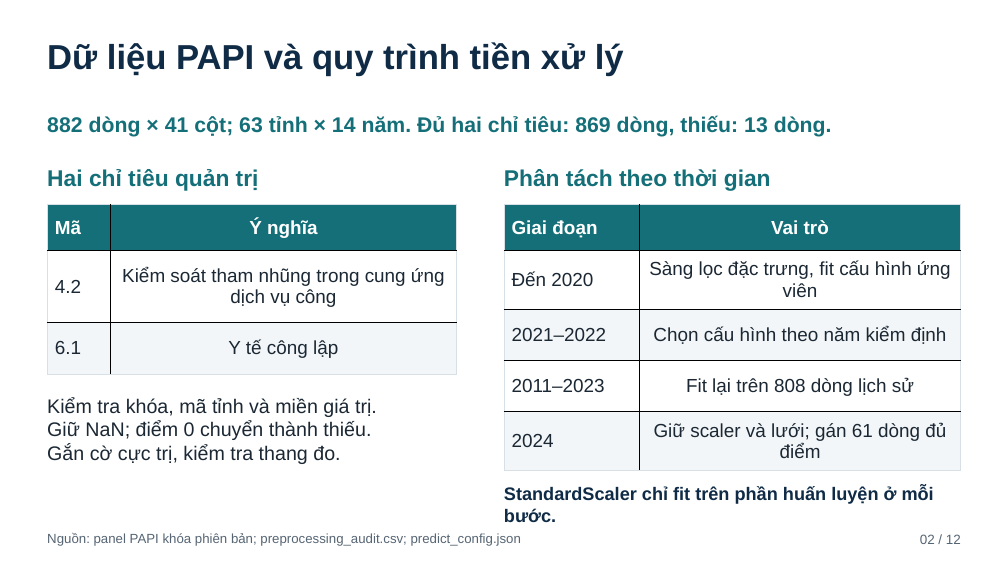
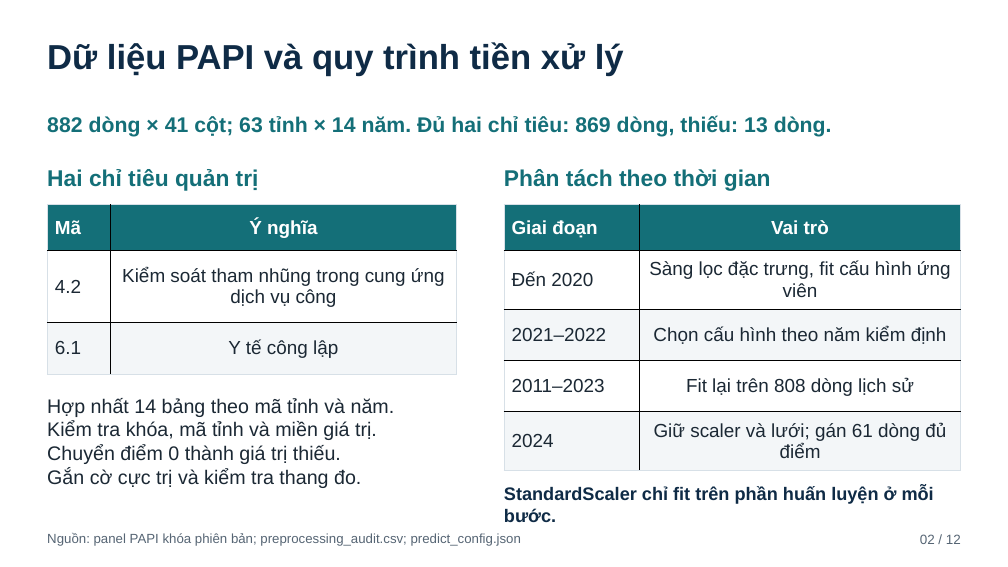
Before and after one commit to JasonTM17/Grid_Based_Sociology, a slide deck: slide 2 of assets/sting_papi_slides_template.pptx. Drawn at 1008x567 pixels with LibreOffice and Linux fonts; fonts in the diff are those of the drawing. Boxes give left, top, right and bottom in pixels: in the first picture for what was removed or moved away, otherwise in the second. Text is boxed around its words. In the diff, an @@ line names an element or a change of style, - is before the commit and + after.

```diff
--- a/assets/sting_papi_slides_template.pptx
+++ b/assets/sting_papi_slides_template.pptx
@@ text at bbox=[47, 398, 395, 417]: paragraph added @@
+Hợp nhất 14 bảng theo mã tỉnh và năm.
@@ text at bbox=[47, 445, 361, 488]: text changed @@
-Giữ NaN; điểm 0 chuyển thành thiếu.
-Gắn cờ cực trị, kiểm tra thang đo.
+Chuyển điểm 0 thành giá trị thiếu.
+Gắn cờ cực trị và kiểm tra thang đo.
```
Also in this commit, not shown: 7 other slides changed, 1 slide added, 1 slide removed, 49 other files.
